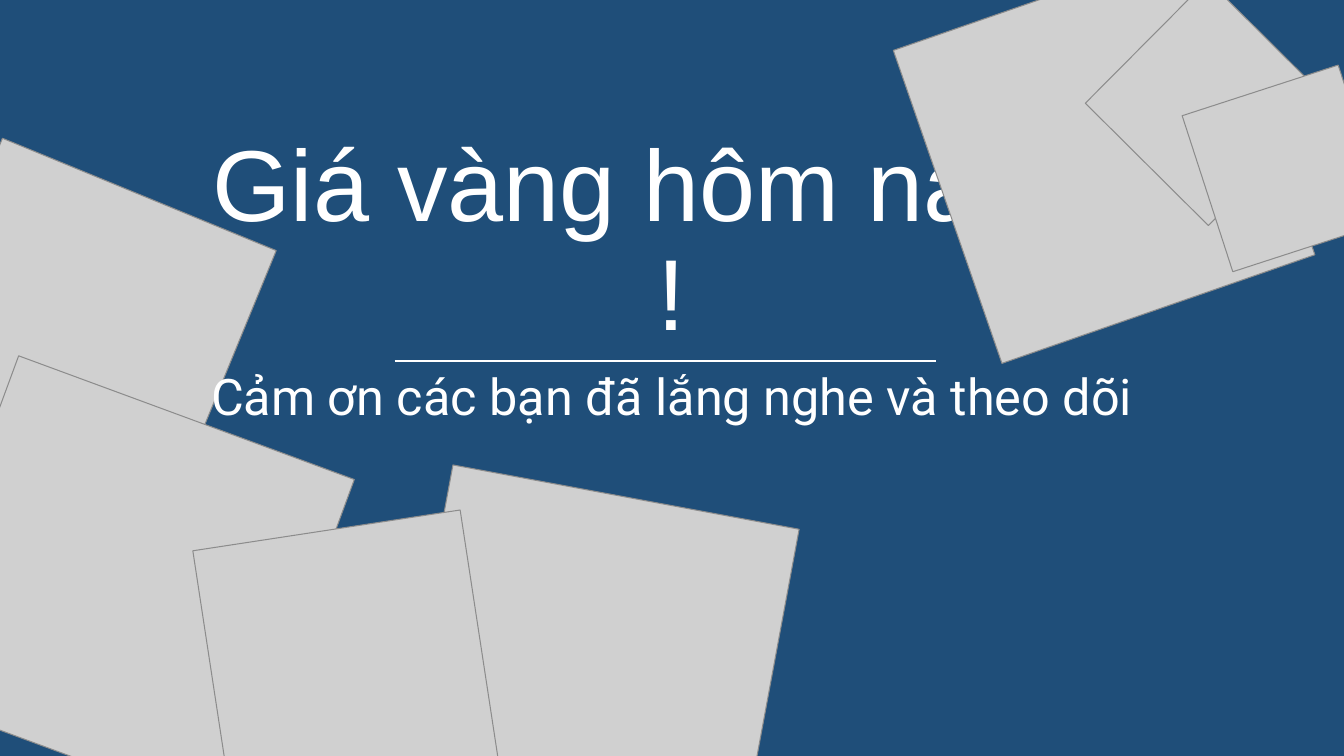
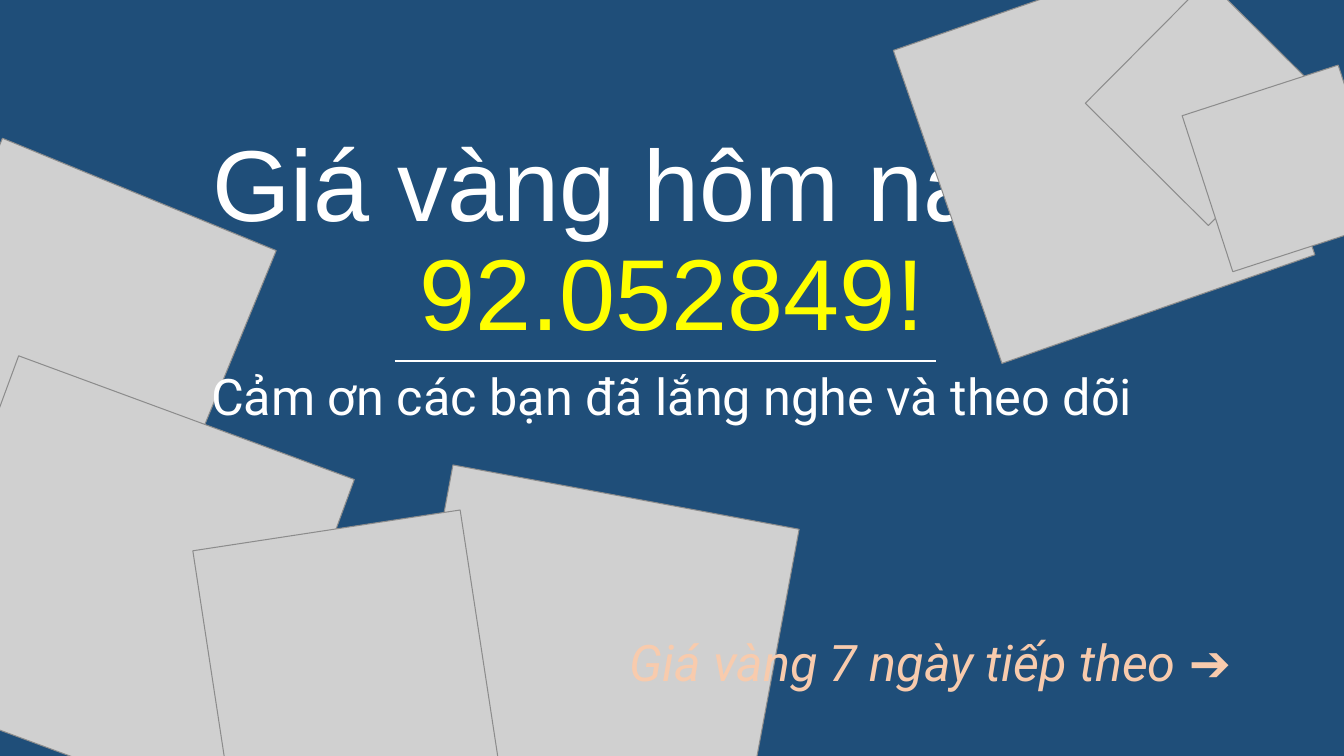
Before and after one commit to izzeroone/gold-prediction, a slide deck: slide 11 of slide.pptx (slide 10 before the commit). Drawn at 1344x756 pixels with LibreOffice and Linux fonts; fonts in the diff are those of the drawing; grey boxes stand for pictures. Boxes give left, top, right and bottom in pixels: in the first picture for what was removed or moved away, otherwise in the second. Text is boxed around its words. In the diff, an @@ line names an element or a change of style, - is before the commit and + after.

```diff
--- a/slide.pptx
+++ b/slide.pptx
@@ title at [213,141,1131,331]: text changed @@
-Giá vàng hôm nay…
-!
+Giá vàng hôm nay…
+92.052849!
@@ text added at [713,634,1176,692], 36 pt, text #F8CBAD, italic @@
+Giá vàng 7 ngày tiếp theo ➔
```
Also in this commit, not shown: 4 other slides changed, 1 slide added, 9 other files.
